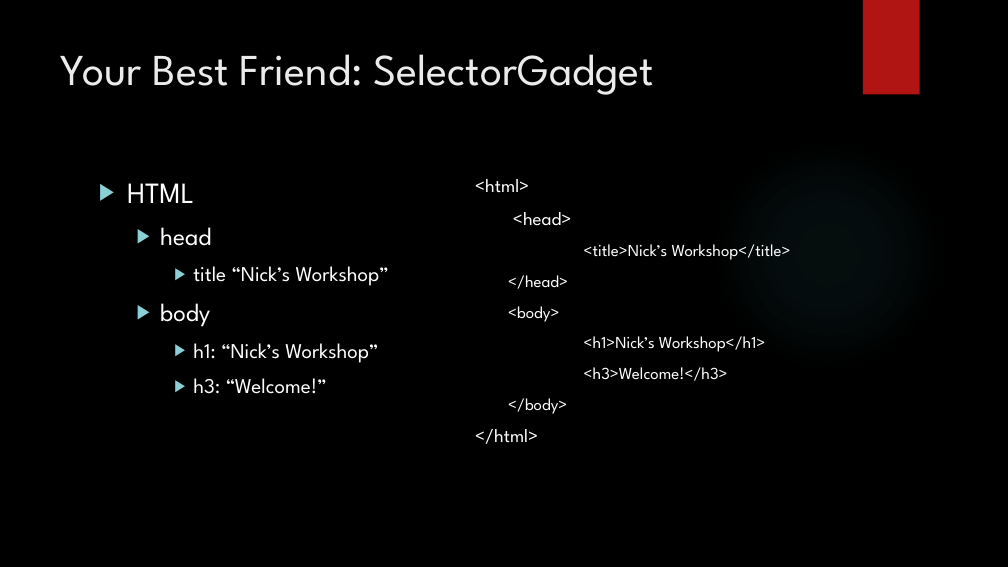
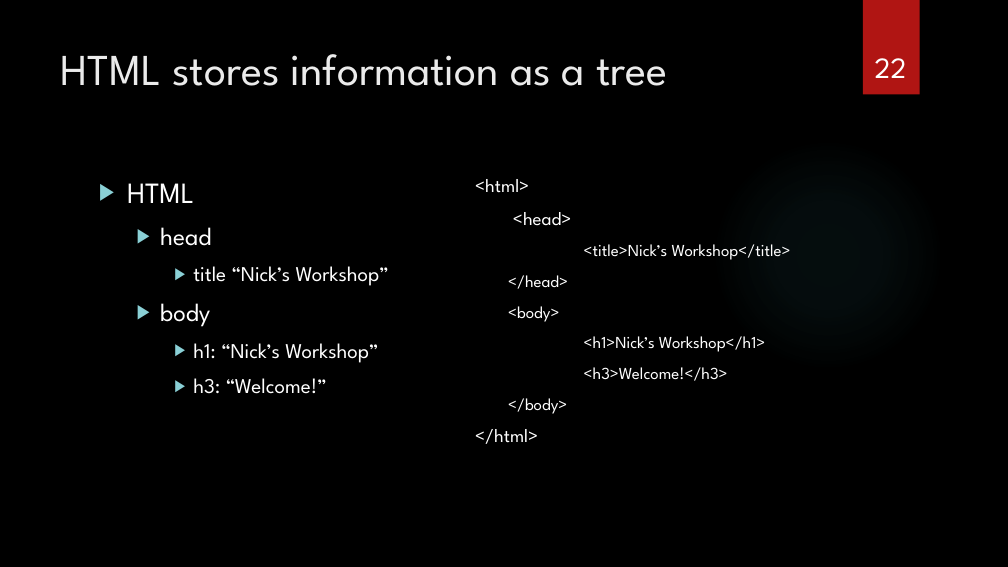
Before and after one commit to nicholas-vogt/modeling-march-madness, a slide deck: slide 22 of 1 Web Scraping.pptx (slide 19 before the commit). Drawn at 1008x567 pixels with LibreOffice and Linux fonts; fonts in the diff are those of the drawing; background and template pictures are left out. Boxes give left, top, right and bottom in pixels: in the first picture for what was removed or moved away, otherwise in the second. Text is boxed around its words. In the diff, an @@ line names an element or a change of style, - is before the commit and + after.

```diff
--- a/1 Web Scraping.pptx
+++ b/1 Web Scraping.pptx
@@ title at [61,54,667,86]: text changed @@
-Your Best Friend: SelectorGadget
+HTML stores information as a tree
@@ page number added at [875,58,907,78], 28 pt, text #FFFFFF @@
+22
```
Also in this commit, not shown: 34 other slides changed, 3 slides added, 1 slide removed, 3 other files.
